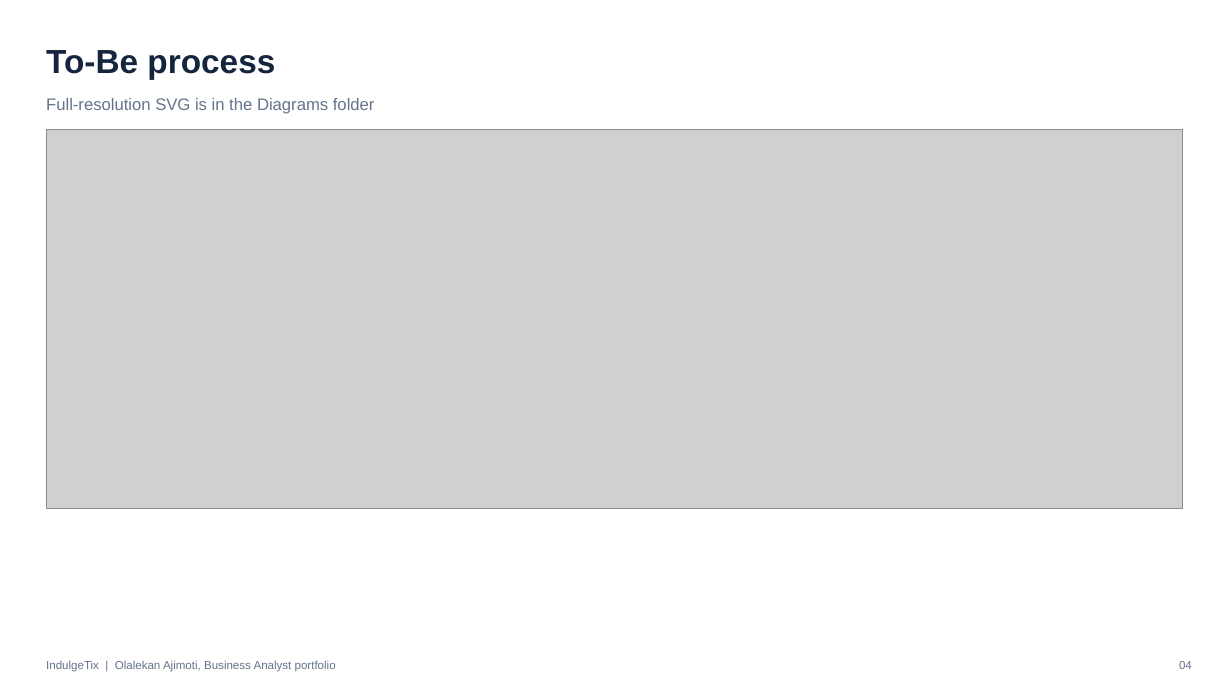
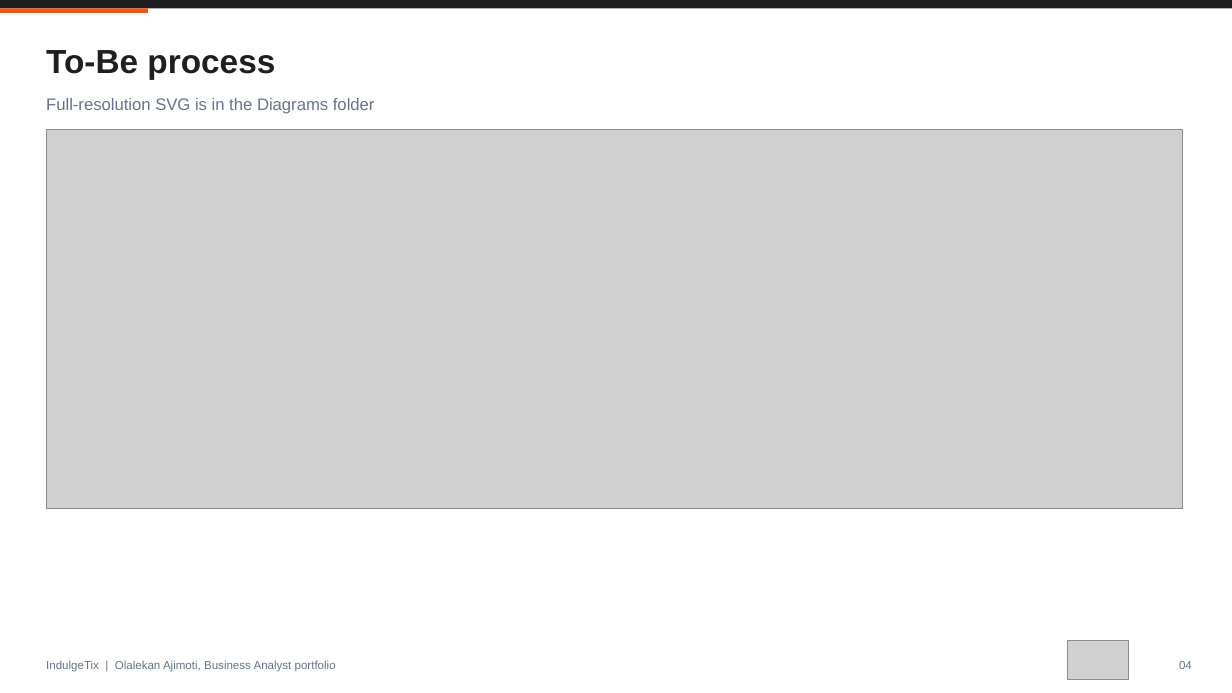
Before and after one commit to olalekanajimoti/business-analyst-portfolio, a slide deck: slide 4 of 02-product-case-studies/indulgetix-ticketing-platform/Deck/Executive_Deck.pptx. Drawn at 1232x693 pixels with LibreOffice and Linux fonts; fonts in the diff are those of the drawing; grey boxes stand for pictures. Boxes give left, top, right and bottom in pixels: in the first picture for what was removed or moved away, otherwise in the second. Text is boxed around its words. In the diff, an @@ line names an element or a change of style, - is before the commit and + after.

```diff
--- a/02-product-case-studies/indulgetix-ticketing-platform/Deck/Executive_Deck.pptx
+++ b/02-product-case-studies/indulgetix-ticketing-platform/Deck/Executive_Deck.pptx
@@ rectangle added at (0, 0, 1232, 8), fill #201F20 @@
@@ rectangle added at (0, 8, 148, 13), fill #F0561A @@
@@ text "To-Be process" at (46, 50, 275, 79): text colour #15253D to #201F20 @@
@@ picture added at (1067, 640, 1128, 679) @@
```
Also in this commit, not shown: 7 other slides changed, 1 other file.
